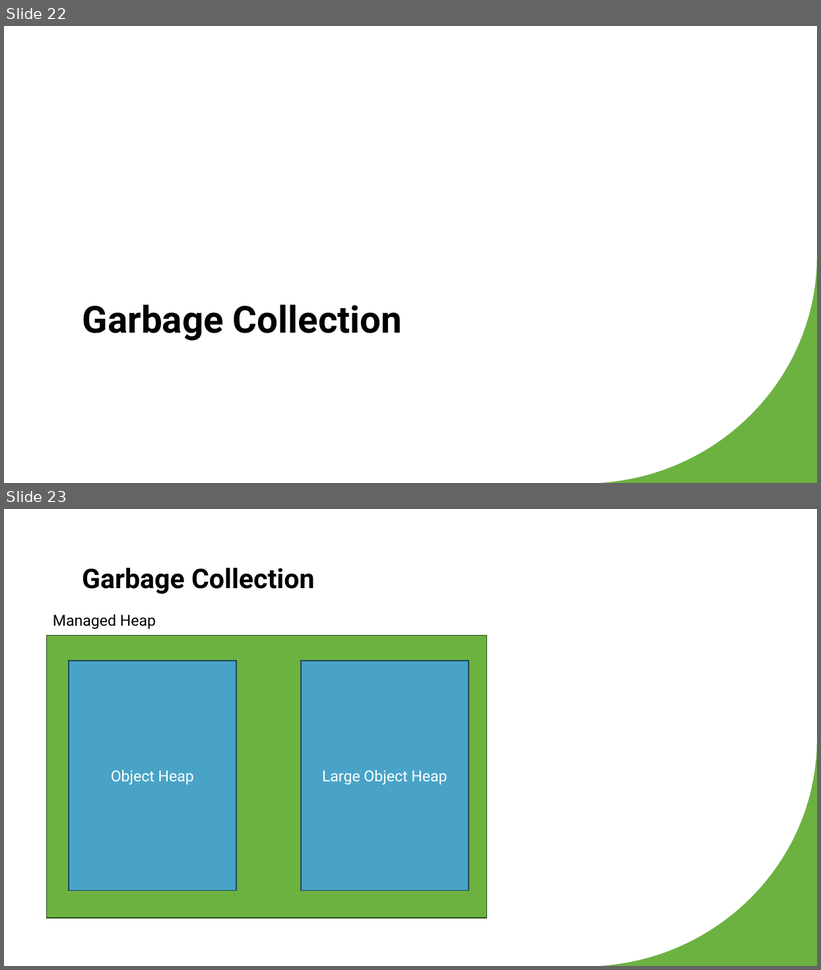
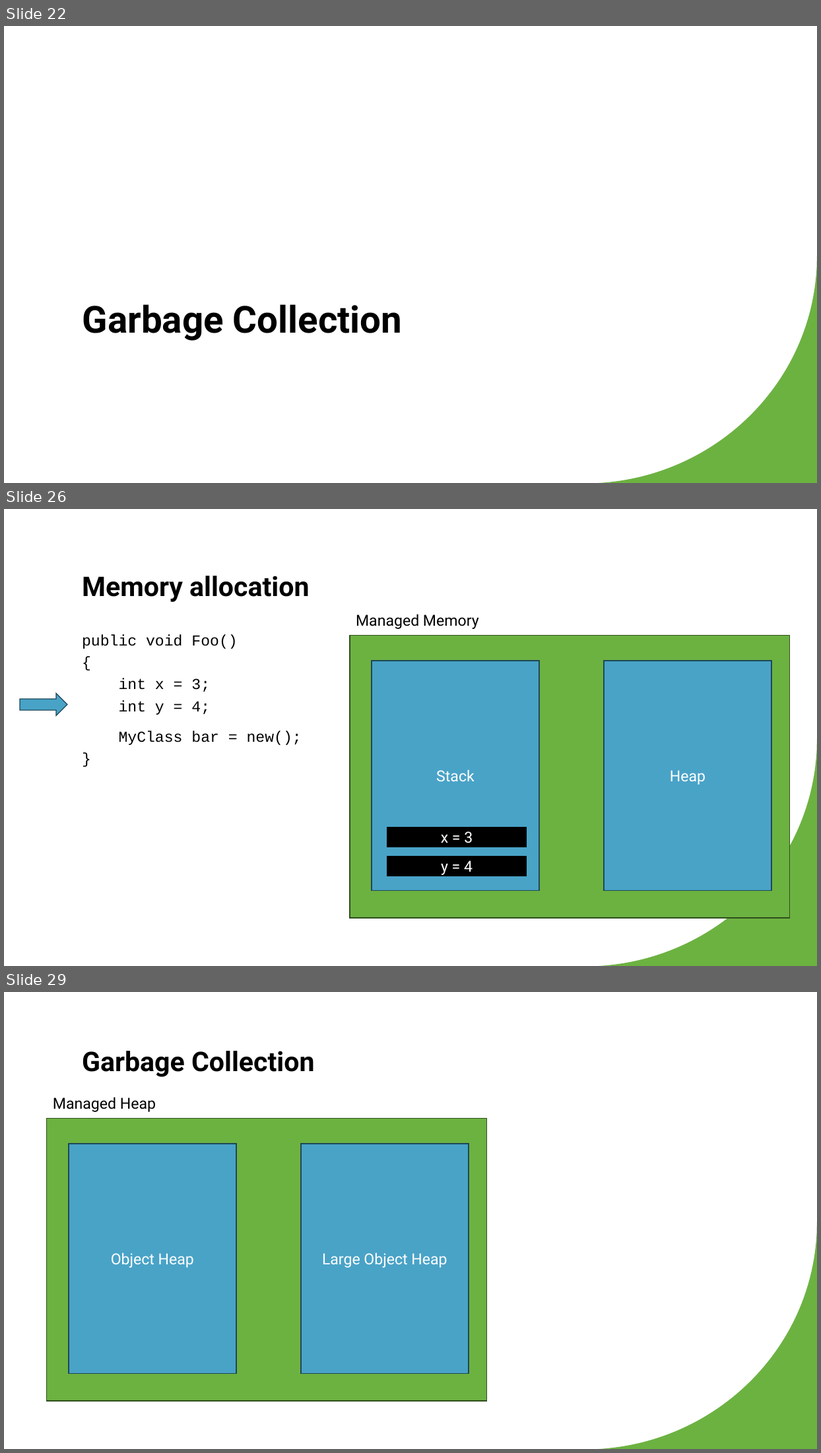
Before and after one commit to NicoVermeir/DotnetAbc, a slide deck: dotnet abc.pptx. Shown one above the other, each under a label of ours: slides 22 and 23 before the commit, slides 22, 26 and 29 after it; the slides between them are not shown. The pictures are 821x970 and 821x1453 pixels, drawn with LibreOffice and Linux fonts; fonts in the diff are those of the drawing. Boxes give left, top, right and bottom in pixels: in the first picture for what was removed or moved away, otherwise in the second. Text is boxed around its words. In the diff, an @@ line names an element or a change of style, - is before the commit and + after.

```diff
--- a/dotnet abc.pptx
+++ b/dotnet abc.pptx
@@ slide 26 added at bbox=[4, 509, 817, 966], background #FFFFFF; not listed: 1 template element that a slide beside it also shows @@
@@ title added at bbox=[82, 576, 309, 602], 32 pt, text #000000, bold @@
+Memory allocation
@@ text added at bbox=[356, 614, 479, 629], 18 pt, text #000000 @@
+Managed Memory
@@ text added at bbox=[82, 634, 302, 745], 18 pt, text #000000 @@
+public void Foo()
+{
+int x = 3;
+int y = 4;
+MyClass bar = new();
+}
@@ rectangle added at bbox=[350, 635, 789, 918], fill #6CB241, outline #2F4E1C 1 pt @@
@@ rectangle added at bbox=[372, 661, 539, 891], fill #49A3C7, outline #204757 1 pt, 18 pt, text #FFFFFF @@
+Stack
@@ rectangle added at bbox=[604, 661, 772, 891], fill #49A3C7, outline #204757 1 pt, 18 pt, text #FFFFFF @@
+Heap
@@ right arrow added at bbox=[20, 693, 67, 716], fill #49A3C7, outline #204757 1 pt @@
@@ rectangle added at bbox=[387, 827, 527, 847], fill #000000, outline #000000 1 pt, 18 pt, text #FFFFFF @@
+x = 3
@@ rectangle added at bbox=[387, 857, 527, 876], fill #000000, outline #000000 1 pt, 18 pt, text #FFFFFF @@
+y = 4
@@ what was slide 23 is now slide 29 @@
```
Also in this commit, not shown: 9 other slides added.
